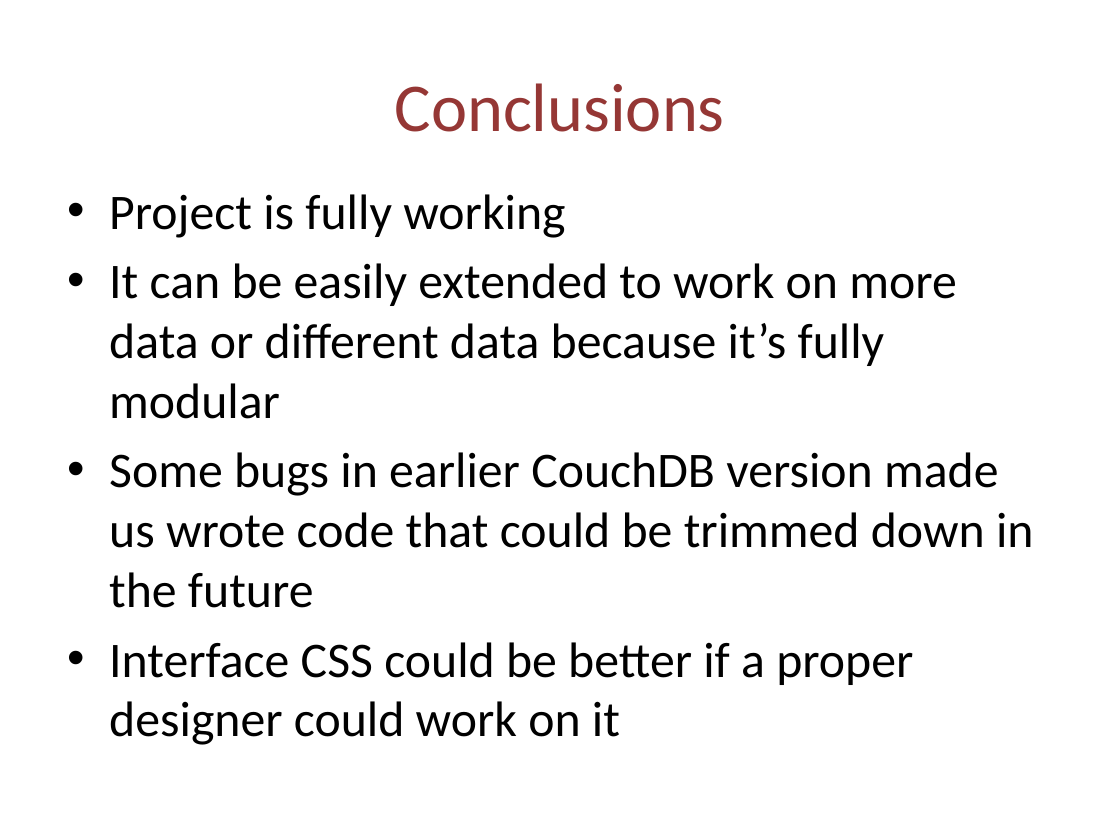
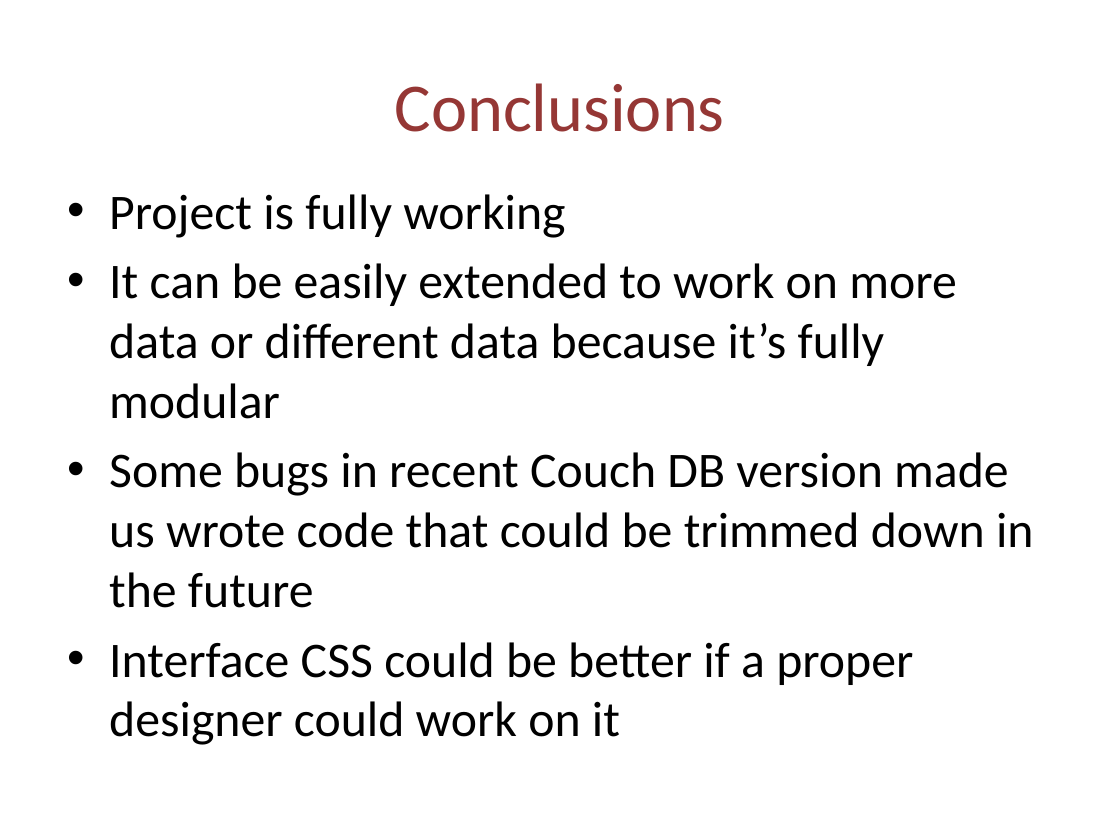
Before and after one commit to cvdlab-projects/webpdb, a slide deck: slide 18 of docs/webPDB-Final.pptx. Drawn at 1120x840 pixels with LibreOffice and Linux fonts; fonts in the diff are those of the drawing. Boxes give left, top, right and bottom in pixels: in the first picture for what was removed or moved away, otherwise in the second. Text is boxed around its words. In the diff, an @@ line names an element or a change of style, - is before the commit and + after.

```diff
--- a/docs/webPDB-Final.pptx
+++ b/docs/webPDB-Final.pptx
@@ text at (109, 452, 1034, 608): text changed @@
-• Some bugs in earlier CouchDB version made us wrote code that could be trimmed down in the future
+• Some bugs in recent Couch DB version made us wrote code that could be trimmed down in the future
```
Also in this commit, not shown: 3 other slides changed.
